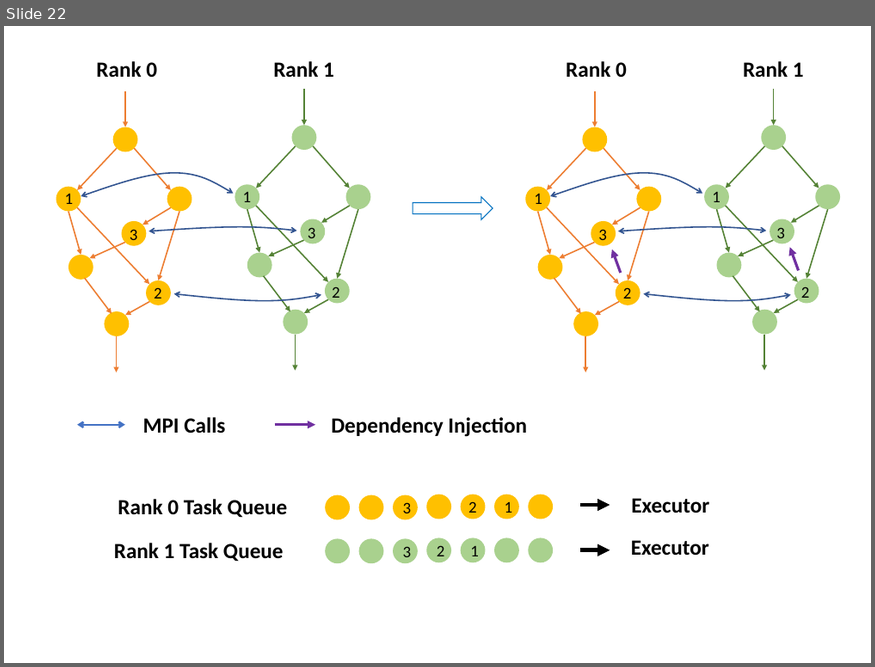
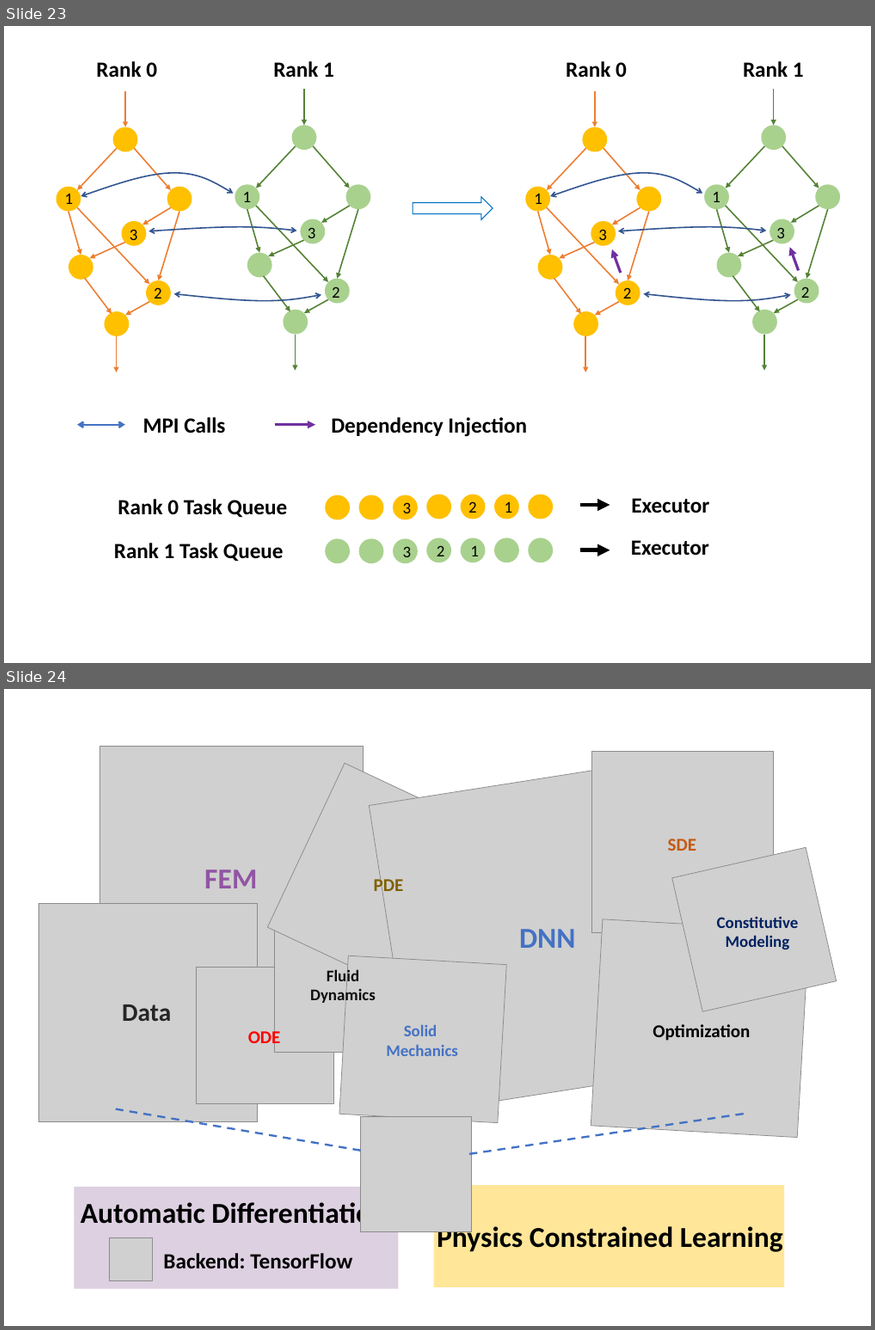
Before and after one commit to ADCMEMarket/ADCMEImages, a slide deck: Slides/figures.pptx. Shown one above the other, each under a label of ours: slide 22 before the commit, slides 23 and 24 after it. The pictures are 875x667 and 875x1330 pixels, drawn with LibreOffice and Linux fonts; fonts in the diff are those of the drawing; grey boxes stand for pictures. Boxes give left, top, right and bottom in pixels: in the first picture for what was removed or moved away, otherwise in the second. Text is boxed around its words. In the diff, an @@ line names an element or a change of style, - is before the commit and + after.

```diff
--- a/Slides/figures.pptx
+++ b/Slides/figures.pptx
@@ slide 24 added at (4,689,871,1326), background #FFFFFF @@
@@ picture added at (99,746,363,1009) @@
@@ picture added at (267,763,509,1005) @@
@@ picture added at (370,757,726,1114) @@
@@ picture added at (592,752,774,933) @@
@@ text added at (668,839,696,851), 20 pt, text #C55A11, bold @@
+SDE
@@ picture added at (672,848,836,1012) @@
@@ text added at (204,870,257,889), 32 pt, text #9155A3, bold @@
+FEM
@@ text added at (374,876,404,896), 20 pt, text #806000, bold @@
+PDE
@@ picture added at (39,904,258,1122) @@
@@ picture added at (275,915,412,1053) @@
@@ picture added at (591,919,809,1138) @@
@@ text added at (717,916,799,950), 18 pt, text #002060, bold @@
+Constitutive Modeling
@@ text added at (519,929,575,948), 32 pt, text #4472C4, bold @@
+DNN
@@ picture added at (197,967,333,1104) @@
@@ text added at (310,968,376,1005), 18 pt, text #0D0D0D, bold @@
+Fluid Dynamics
@@ picture added at (339,956,506,1123) @@
@@ text added at (122,1005,171,1021), 28 pt, text #262626, bold @@
+Data
@@ text added at (248,1028,281,1048), 20 pt, text #FF0000, bold @@
+ODE
@@ text added at (386,1025,458,1056), 18 pt, text #4472C4, bold @@
+Solid
+Mechanics
@@ text added at (652,1024,750,1041), 20 pt, text #000000, bold @@
+Optimization
@@ line added from (361, 1151) to (116, 1109), #4472C4 2.25 pt dashed @@
@@ picture added at (361,1117,472,1232) @@
@@ line added from (469, 1154) to (749, 1113), #4472C4 2.25 pt dashed @@
@@ group added at (75,1185,784,1289): 3 texts, 2 rectangles, 1 picture @@
+Automatic Differentiation
+Physics Constrained Learning
+Backend: TensorFlow
@@ what was slide 22 is now slide 23 @@
```
Also in this commit, not shown: 4 other slides added, 1 slide removed, 9 other files.
